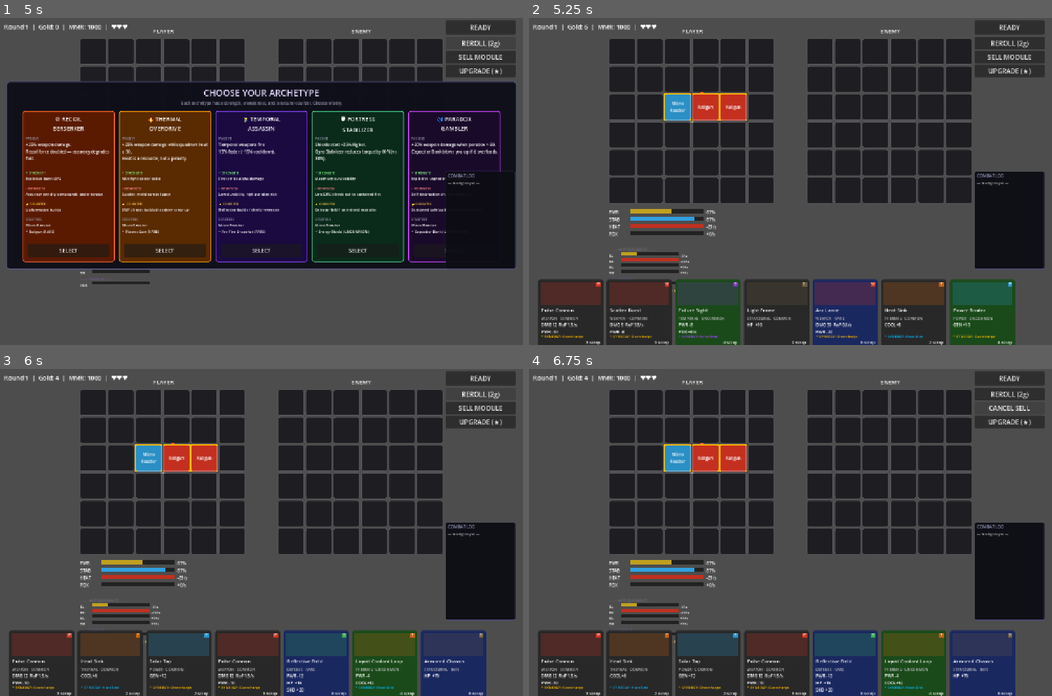
Above: before the commit, frames 1-4 (two rows, left to right).
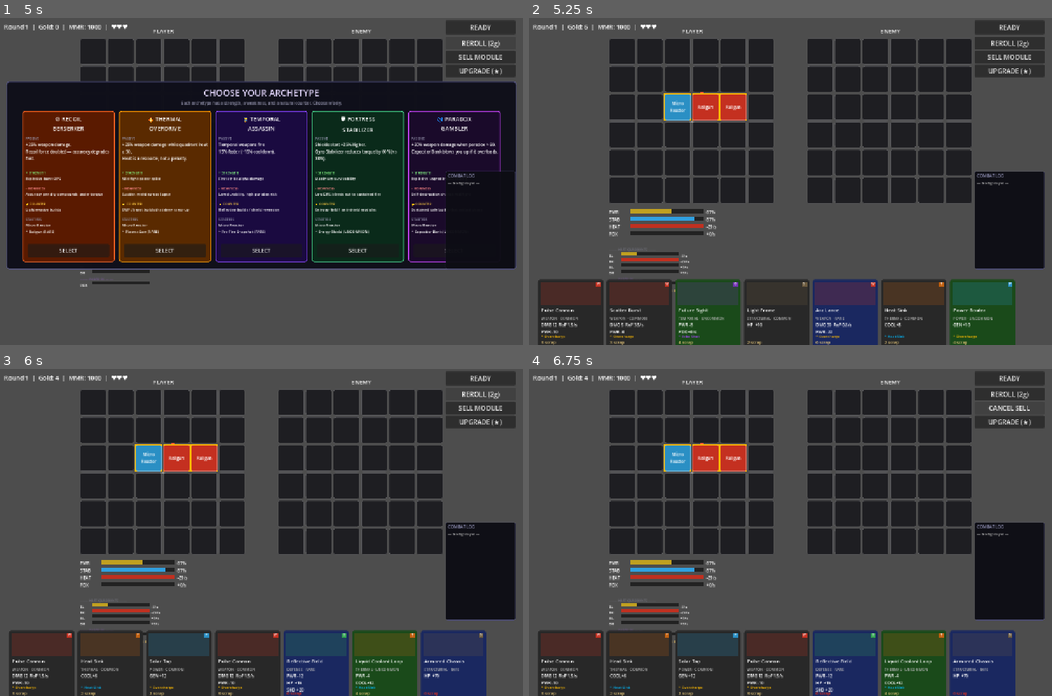
Above: after the commit, the same moments.

Repository: bbayram-l/ChroneForge-Arena
Game: Godot game, scene res://scenes/MainMenu.tscn
The game is run twice, just before and just after one commit, with the same random seed, the same clock (stepped at 60 frames per second) and the same inputs.
Inputs:
- Up to frame 1 (5 s): click "PLAY" at 0.5 s; click "SELL MODULE" at 1.25 s; click "UPGRADE (★)" at 2 s; click "READY" at 2.75 s; click "READY" at 3.5 s; click "REROLL (2g)" at 4.25 s
- Up to frame 2 (5.25 s): click "SELECT" at 5 s
- Up to frame 3 (6 s): click "REROLL (2g)" at 5.75 s
- Up to frame 4 (6.75 s): click "SELL MODULE" at 6.5 s

Frame 1 is identical in both runs. In frame 2, 0.5% of the frame differs, in the area x 2-93%, y 96-100%; in frame 3, 0.5%; in frame 4, 0.5%.

Commit message:
UX: fix card clicks, drag-to-place, footprint preview, affordability colors
ShopPanel:
- All card child nodes set to MOUSE_FILTER_IGNORE — clicks on image/labels now work
- Drag-to-place: press+drag > 8px emits drag_started; release emits drag_dropped
- Red cost label when gold < module cost; refresh_affordability() on gold change
- Card hover highlight (lightened bg + border on mouse_enter)
- Module grid size shown in meta line e.g. "[2×1]" for multi-cell modules

MechGridView:
- show_drag_footprint(origin, module): highlights footprint cells green (valid) or red (invalid)
- clear_drag_footprint(): restores normal cell colours
- Only redraws when footprint or validity changes (no per-frame flicker)

Main.gd:
- _canvas stored as member variable for dynamic ghost creation
- _process(): moves drag ghost to cursor+offset, updates footprint on player grid
- _on_shop_drag_started(): creates category-coloured ghost panel in canvas layer
- _on_shop_drag_dropped(): centers footprint on cursor (offset by grid_size/2), places module
- _clear_drag(): cleans up ghost + footprint state
- _screen_to_grid_cell(): converts screen pos to MechGridView grid coordinates
- Escape key cancels active drag
- gold_changed signal → shop_panel.refresh_affordability()

Co-Authored-By: Claude Sonnet 4.6 <noreply@anthropic.com>

Diff:
--- a/scripts/ui/Main.gd
+++ b/scripts/ui/Main.gd
@@ -19,6 +19,7 @@
 var engine:      CombatEngine
 
 # UI nodes
+var _canvas:          CanvasLayer
 var player_grid_view: MechGridView
 var enemy_grid_view:  MechGridView
 var shop_panel:       ShopPanel
@@ -39,6 +40,11 @@
 var _upgrade_mode:    bool   = false
 var _protected_cells: Array[Vector2i] = []
 
+# ── Drag state ──────────────────────────────────────────────────────────────
+var _drag_mod:       Module = null
+var _drag_ghost:     Panel  = null
+var _drag_last_cell: Vector2i = Vector2i(-1, -1)
+
 # ── Replay state ────────────────────────────────────────────────────────────
 var _last_result:           Dictionary = {}
 var _replay_timer:          Timer
@@ -58,8 +64,9 @@
 	_archetype_panel.visible = true
 
 func _setup_ui() -> void:
-	var canvas := CanvasLayer.new()
-	add_child(canvas)
+	_canvas = CanvasLayer.new()
+	add_child(_canvas)
+	var canvas: CanvasLayer = _canvas
 
 	# Status bar
 	_status_label = Label.new()
@@ -127,6 +134,9 @@
 	shop_panel.position = Vector2(22.0, 640.0)
 	canvas.add_child(shop_panel)
 	shop_panel.module_selected.connect(_on_module_selected)
+	shop_panel.drag_started.connect(_on_shop_drag_started)
+	shop_panel.drag_dropped.connect(_on_shop_drag_dropped)
+	GameState.gold_changed.connect(func(_g: int) -> void: shop_panel.refresh_affordability())
 
 	# Run-over overlay (hidden until run ends)
 	_run_over_panel = _build_run_over_panel()
@@ -1234,6 +1244,117 @@
 		text += "  |  " + suffix
 	_status_label.text = text
 
+# ── Drag-and-drop ────────────────────────────────────────────────────────────
+
+func _process(_delta: float) -> void:
+	if _drag_mod == null or _drag_ghost == null:
+		return
+	var mouse := get_viewport().get_mouse_position()
+	_drag_ghost.position = mouse + Vector2(14.0, 14.0)
+
+	var cell := _screen_to_grid_cell(mouse, player_grid_view)
+	if cell.x >= 0:
+		var gs   := _drag_mod.grid_size
+		var ox   := clamp(cell.x - gs.x / 2, 0, MechGrid.GRID_WIDTH  - gs.x)
+		var oy   := clamp(cell.y - gs.y / 2, 0, MechGrid.GRID_HEIGHT - gs.y)
+		var origin := Vector2i(ox, oy)
+		if origin != _drag_last_cell:
+			_drag_last_cell = origin
+			player_grid_view.show_drag_footprint(origin, _drag_mod)
+	else:
+		if _drag_last_cell.x >= 0:
+			_drag_last_cell = Vector2i(-1, -1)
+			player_grid_view.clear_drag_footprint()
+
+
+func _input(event: InputEvent) -> void:
+	if _drag_mod != null and event is InputEventKey:
+		var ke := event as InputEventKey
+		if ke.pressed and ke.keycode == KEY_ESCAPE:
+			_clear_drag()
+			shop_panel.deselect()
+			player_grid_view.clear_highlights()
+
+
+func _on_shop_drag_started(mod: Module) -> void:
+	_drag_mod       = mod
+	_selected_offer = null
+	player_grid_view.clear_highlights()
+
+	var cat_col := MechGridView.CATEGORY_COLORS.get(mod.category, Color("333333"))
+	_drag_ghost      = Panel.new()
+	_drag_ghost.size = Vector2(110.0, 38.0)
+	_drag_ghost.mouse_filter = Control.MOUSE_FILTER_IGNORE
+
+	var style := StyleBoxFlat.new()
+	style.bg_color = cat_col.darkened(0.45)
+	style.set_corner_radius_all(6)
+	style.border_color        = cat_col.lightened(0.2)
+	style.border_width_left   = 2
+	style.border_width_right  = 2
+	style.border_width_top    = 2
+	style.border_width_bottom = 2
+	_drag_ghost.add_theme_stylebox_override("panel", style)
+
+	var lbl := Label.new()
+	lbl.set_anchors_and_offsets_preset(Control.PRESET_FULL_RECT)
+	lbl.horizontal_alignment = HORIZONTAL_ALIGNMENT_CENTER
+	lbl.vertical_alignment   = VERTICAL_ALIGNMENT_CENTER
+	lbl.text                 = mod.display_name
+	lbl.add_theme_font_size_override("font_size", 10)
+	lbl.mouse_filter         = Control.MOUSE_FILTER_IGNORE
+	_drag_ghost.add_child(lbl)
+
+	_canvas.add_child(_drag_ghost)
+
+
+func _on_shop_drag_dropped(mod: Module, screen_pos: Vector2) -> void:
+	_clear_drag()
+	if phase != Phase.SHOP_PHASE:
+		return
+	var cell := _screen_to_grid_cell(screen_pos, player_grid_view)
+	if cell.x < 0:
+		return
+	var gs     := mod.grid_size
+	var ox     := clamp(cell.x - gs.x / 2, 0, MechGrid.GRID_WIDTH  - gs.x)
+	var oy     := clamp(cell.y - gs.y / 2, 0, MechGrid.GRID_HEIGHT - gs.y)
+	var origin := Vector2i(ox, oy)
+	if GameState.gold < mod.cost:
+		print("[Shop] Not enough gold (need %d, have %d)" % [mod.cost, GameState.gold])
+		return
+	if not player_grid.can_place(origin, mod):
+		return
+	if GameState.spend_gold(mod.cost):
+		player_grid.place_module(origin, mod)
+		player_grid_view.refresh(player_grid)
+		hud_panel.refresh(player_grid)
+		_update_status()
+		print("[Shop] Dragged: %s at (%d,%d)" % [mod.display_name, origin.x, origin.y])
+		shop_panel.remove_offer(mod)
+		shop_panel.deselect()
+
+
+func _clear_drag() -> void:
+	_drag_mod       = null
+	_drag_last_cell = Vector2i(-1, -1)
+	if _drag_ghost != null:
+		_drag_ghost.queue_free()
+		_drag_ghost = null
+	player_grid_view.clear_drag_footprint()
+
+
+## Convert a screen position to a grid cell on `grid_view`.
+## Returns Vector2i(-1,-1) if outside the grid bounds.
+func _screen_to_grid_cell(screen_pos: Vector2, grid_view: MechGridView) -> Vector2i:
+	var local := screen_pos - grid_view.global_position
+	var step  := float(MechGridView.CELL_SIZE + MechGridView.CELL_GAP)
+	var cx    := int(local.x / step)
+	var cy    := int(local.y / step)
+	if cx < 0 or cx >= MechGrid.GRID_WIDTH or cy < 0 or cy >= MechGrid.GRID_HEIGHT:
+		return Vector2i(-1, -1)
+	return Vector2i(cx, cy)
+
+
 func _populate_results_panel(result: Dictionary) -> void:
 	var winner: String  = result.winner
 	var log:    Array   = result.get("event_log", [])
--- a/scripts/ui/MechGridView.gd
+++ b/scripts/ui/MechGridView.gd
@@ -21,9 +21,11 @@
 	Module.Category.TEMPORAL:   Color("7030b0"),
 	Module.Category.AI:         Color("10b090"),
 }
-const EMPTY_COLOR     := Color("1e1e22")
-const HIGHLIGHT_COLOR := Color("2a5a2a")   # valid placement cell
-const HOVER_COLOR     := Color("4a9a20")   # hovered valid cell
+const EMPTY_COLOR          := Color("1e1e22")
+const HIGHLIGHT_COLOR      := Color("2a5a2a")   # valid placement cell
+const HOVER_COLOR          := Color("4a9a20")   # hovered valid cell
+const FOOTPRINT_VALID_COL  := Color(0.20, 0.85, 0.25, 0.80)   # green — can drop here
+const FOOTPRINT_INVALID_COL := Color(0.85, 0.15, 0.10, 0.80)  # red   — cannot drop
 
 var _panels:       Array     = []            # [y][x] → Panel
 var _title_label:  Label
@@ -32,6 +34,8 @@
 var _hovered_pos:  Vector2i  = Vector2i(-1, -1)
 var _com:          Vector2   = Vector2(3.0, 3.0)   # center-of-mass in grid coords
 var _show_com:     bool      = false
+var _fp_cells:     Array     = []            # Array[Vector2i] drag-footprint cells
+var _fp_valid:     bool      = false
 
 # ── Lifecycle ───────────────────────────────────────────────────────────────
 
@@ -114,6 +118,30 @@
 func clear_highlights() -> void:
 	_highlighted = []
 	_hovered_pos = Vector2i(-1, -1)
+	if _current_grid:
+		refresh(_current_grid)
+
+## Highlight the multi-cell footprint of `module` with origin at `origin`.
+## Green if placement is valid, red if not.
+func show_drag_footprint(origin: Vector2i, module: Module) -> void:
+	var new_cells: Array = []
+	for dy in range(module.grid_size.y):
+		for dx in range(module.grid_size.x):
+			new_cells.append(origin + Vector2i(dx, dy))
+	var new_valid := _current_grid != null and _current_grid.can_place(origin, module)
+	if new_cells == _fp_cells and new_valid == _fp_valid:
+		return
+	_fp_cells = new_cells
+	_fp_valid  = new_valid
+	for y in range(MechGrid.GRID_HEIGHT):
+		for x in range(MechGrid.GRID_WIDTH):
+			_redraw_cell(Vector2i(x, y))
+
+## Clear the drag footprint and restore normal cell colours.
+func clear_drag_footprint() -> void:
+	if _fp_cells.is_empty():
+		return
+	_fp_cells = []
 	if _current_grid:
 		refresh(_current_grid)
 
@@ -169,7 +197,9 @@
 		base = base.darkened(0.65)
 
 	var final_color := base
-	if _highlighted.has(pos):
+	if _fp_cells.has(pos):
+		final_color = FOOTPRINT_VALID_COL if _fp_valid else FOOTPRINT_INVALID_COL
+	elif _highlighted.has(pos):
 		if cell.is_empty():
 			final_color = HOVER_COLOR if pos == _hovered_pos else HIGHLIGHT_COLOR
 		else:
--- a/scripts/ui/ShopPanel.gd
+++ b/scripts/ui/ShopPanel.gd
@@ -1,14 +1,17 @@
-## ShopPanel — displays up to 5 module offer cards horizontally.
-## Call show_offers() each round. Connect module_selected to handle selection.
+## ShopPanel — displays module offer cards horizontally.
+## Supports click-to-select (then click grid) and drag-to-place workflows.
 class_name ShopPanel
 extends Control
 
 signal module_selected(mod: Module)
-
-const CARD_W:   int = 160
-const CARD_H:   int = 164
-const GAP:      int = 8
-const IMAGE_H:  int = 56
+signal drag_started(mod: Module)
+signal drag_dropped(mod: Module, screen_pos: Vector2)
+
+const CARD_W:          int   = 160
+const CARD_H:          int   = 164
+const GAP:             int   = 8
+const IMAGE_H:         int   = 56
+const DRAG_THRESHOLD:  float = 8.0
 
 const RARITY_COLORS: Dictionary = {
 	Module.Rarity.COMMON:    Color("282828"),
@@ -18,20 +21,28 @@
 	Module.Rarity.LEGENDARY: Color("5a1a00"),
 }
 
-var _selected_mod:  Module    = null
-var _cards:         Array     = []   # Panel nodes
-var _offers:        Array[Module] = []
-var _player_grid:   MechGrid  = null
-
-# ── Public API ──────────────────────────────────────────────────────────────
+var _selected_mod:  Module            = null
+var _cards:         Array             = []
+var _offers:        Array[Module]     = []
+var _player_grid:   MechGrid          = null
+var _cost_labels:   Dictionary        = {}   # Module → Label
+var _hover_idx:     int               = -1
+
+# Drag / click state
+var _pressed_mod:      Module  = null
+var _press_screen_pos: Vector2 = Vector2.ZERO
+var _is_dragging:      bool    = false
+
+# ── Public API ───────────────────────────────────────────────────────────────
 
 func show_offers(offers: Array[Module]) -> void:
 	for card in _cards:
 		card.queue_free()
 	_cards.clear()
 	_offers = offers.duplicate()
+	_cost_labels.clear()
+	_hover_idx    = -1
 	_selected_mod = null
-
 	for i in range(offers.size()):
 		var card := _build_card(offers[i], i)
 		add_child(card)
@@ -47,6 +58,7 @@
 	var idx := _offers.find(mod)
 	if idx < 0:
 		return
+	_cost_labels.erase(mod)
 	_cards[idx].queue_free()
 	_cards.remove_at(idx)
 	_offers.remove_at(idx)
@@ -57,113 +69,150 @@
 	_selected_mod = null
 	_refresh_selection()
 
+## Re-colour cost labels based on current gold — call after any spend/gain.
+func refresh_affordability() -> void:
+	for mod: Module in _cost_labels.keys():
+		var lbl: Label = _cost_labels[mod]
+		if is_instance_valid(lbl):
+			var affordable := GameState.gold >= mod.cost
+			lbl.add_theme_color_override("font_color",
+				Color("e8c87a") if affordable else Color("e03020"))
+
 # ── Card construction ────────────────────────────────────────────────────────
 
 func _build_card(mod: Module, index: int) -> Panel:
 	var card := Panel.new()
 	card.position = Vector2(float(index * (CARD_W + GAP)), 0.0)
 	card.size     = Vector2(float(CARD_W), float(CARD_H))
-	_apply_card_style(card, mod.rarity, false)
-
-	# Image slot — loads res://assets/modules/{id}.png if available,
-	# otherwise shows a dim category-coloured placeholder.
+	_apply_card_style(card, mod.rarity, false, false)
+
+	# ── Image area ──────────────────────────────────────────────────────────
+	var cat_col: Color = MechGridView.CATEGORY_COLORS.get(mod.category, Color("333333"))
+
+	var img_bg := ColorRect.new()
+	img_bg.position     = Vector2(6.0, 6.0)
+	img_bg.size         = Vector2(float(CARD_W - 12), float(IMAGE_H))
+	img_bg.color        = cat_col
+	img_bg.modulate.a   = 0.22
+	img_bg.mouse_filter = MOUSE_FILTER_IGNORE
+	card.add_child(img_bg)
+
 	var img_path := "res://assets/modules/%s.png" % mod.id
-	var img_bg := ColorRect.new()
-	img_bg.position = Vector2(6.0, 6.0)
-	img_bg.size     = Vector2(float(CARD_W - 12), float(IMAGE_H))
-	img_bg.color    = MechGridView.CATEGORY_COLORS.get(mod.category, Color("333333"))
-	img_bg.modulate.a = 0.25
-	card.add_child(img_bg)
 	if ResourceLoader.exists(img_path):
 		var img := TextureRect.new()
 		img.position     = img_bg.position
 		img.size         = img_bg.size
 		img.texture      = load(img_path)
 		img.stretch_mode = TextureRect.STRETCH_KEEP_ASPECT_CENTERED
+		img.mouse_filter = MOUSE_FILTER_IGNORE
 		card.add_child(img)
 
-	# Category badge (top-right, overlaid on image)
-	var badge_color: Color = MechGridView.CATEGORY_COLORS.get(mod.category, Color("444444"))
+	# ── Category badge (top-right, over image) ───────────────────────────────
 	var badge_bg := ColorRect.new()
-	badge_bg.position = Vector2(float(CARD_W - 18), 6.0)
-	badge_bg.size     = Vector2(12.0, 12.0)
-	badge_bg.color    = badge_color
+	badge_bg.position     = Vector2(float(CARD_W - 18), 6.0)
+	badge_bg.size         = Vector2(12.0, 12.0)
+	badge_bg.color        = cat_col
+	badge_bg.mouse_filter = MOUSE_FILTER_IGNORE
 	card.add_child(badge_bg)
+
 	var badge_lbl := Label.new()
-	badge_lbl.position = Vector2(float(CARD_W - 18), 4.0)
-	badge_lbl.size     = Vector2(12.0, 14.0)
-	badge_lbl.text     = SynergySystem.category_icon(mod.category)
+	badge_lbl.position             = Vector2(float(CARD_W - 18), 4.0)
+	badge_lbl.size                 = Vector2(12.0, 14.0)
+	badge_lbl.text                 = SynergySystem.category_icon(mod.category)
 	badge_lbl.add_theme_font_size_override("font_size", 8)
 	badge_lbl.horizontal_alignment = HORIZONTAL_ALIGNMENT_CENTER
+	badge_lbl.mouse_filter         = MOUSE_FILTER_IGNORE
 	card.add_child(badge_lbl)
 
-	# Module name
+	# ── Module name ──────────────────────────────────────────────────────────
 	var name_lbl := Label.new()
 	name_lbl.position      = Vector2(8.0, float(IMAGE_H + 10))
 	name_lbl.size          = Vector2(float(CARD_W - 16), 22.0)
 	name_lbl.text          = mod.display_name
 	name_lbl.add_theme_font_size_override("font_size", 12)
 	name_lbl.autowrap_mode = TextServer.AUTOWRAP_WORD_SMART
+	name_lbl.mouse_filter  = MOUSE_FILTER_IGNORE
 	card.add_child(name_lbl)
 
-	# Category · Rarity
+	# ── Category · Rarity [Size] ─────────────────────────────────────────────
+	var size_tag := ""
+	if mod.grid_size.x > 1 or mod.grid_size.y > 1:
+		size_tag = "  [%dx%d]" % [mod.grid_size.x, mod.grid_size.y]
 	var meta_lbl := Label.new()
-	meta_lbl.position = Vector2(8.0, float(IMAGE_H + 32))
-	meta_lbl.size     = Vector2(float(CARD_W - 16), 14.0)
-	meta_lbl.text     = "%s · %s" % [Module.Category.keys()[mod.category], Module.Rarity.keys()[mod.rarity]]
+	meta_lbl.position     = Vector2(8.0, float(IMAGE_H + 32))
+	meta_lbl.size         = Vector2(float(CARD_W - 16), 14.0)
+	meta_lbl.text         = "%s · %s%s" % [
+		Module.Category.keys()[mod.category],
+		Module.Rarity.keys()[mod.rarity],
+		size_tag,
+	]
 	meta_lbl.add_theme_font_size_override("font_size", 9)
-	meta_lbl.modulate = Color(0.75, 0.75, 0.75)
+	meta_lbl.modulate     = Color(0.72, 0.72, 0.72)
+	meta_lbl.mouse_filter = MOUSE_FILTER_IGNORE
 	card.add_child(meta_lbl)
 
-	# Stats
+	# ── Stats ────────────────────────────────────────────────────────────────
 	var stats_lbl := Label.new()
 	stats_lbl.position      = Vector2(8.0, float(IMAGE_H + 48))
 	stats_lbl.size          = Vector2(float(CARD_W - 16), 34.0)
 	stats_lbl.autowrap_mode = TextServer.AUTOWRAP_WORD_SMART
 	stats_lbl.add_theme_font_size_override("font_size", 10)
-	stats_lbl.text = _stat_lines(mod)
+	stats_lbl.text          = _stat_lines(mod)
+	stats_lbl.mouse_filter  = MOUSE_FILTER_IGNORE
 	card.add_child(stats_lbl)
 
-	# Synergy hint (if the player already has a matching category on grid)
+	# ── Synergy hint ─────────────────────────────────────────────────────────
 	if _player_grid != null:
 		var syns := SynergySystem.synergies_for(mod, _player_grid)
 		if not syns.is_empty():
 			var syn: Dictionary = syns[0]
 			var syn_lbl := Label.new()
-			syn_lbl.position = Vector2(8.0, float(CARD_H - 32))
-			syn_lbl.size     = Vector2(float(CARD_W - 16), 14.0)
-			syn_lbl.text     = "* SYNERGY: %s" % syn["name"]
+			syn_lbl.position     = Vector2(8.0, float(CARD_H - 32))
+			syn_lbl.size         = Vector2(float(CARD_W - 16), 14.0)
+			syn_lbl.text         = "* %s" % syn["name"]
 			syn_lbl.add_theme_font_size_override("font_size", 9)
 			syn_lbl.add_theme_color_override("font_color", syn["color"])
+			syn_lbl.mouse_filter = MOUSE_FILTER_IGNORE
 			card.add_child(syn_lbl)
 
-	# Cost (bottom-right)
+	# ── Cost (bottom, red when unaffordable) ─────────────────────────────────
 	var cost_lbl := Label.new()
-	cost_lbl.position  = Vector2(float(CARD_W - 58), float(CARD_H - 17))
-	cost_lbl.size      = Vector2(50.0, 15.0)
+	cost_lbl.position  = Vector2(8.0, float(CARD_H - 17))
+	cost_lbl.size      = Vector2(float(CARD_W - 16), 15.0)
 	cost_lbl.text      = "%d scrap" % mod.cost
 	cost_lbl.add_theme_font_size_override("font_size", 10)
-	cost_lbl.horizontal_alignment = HORIZONTAL_ALIGNMENT_RIGHT
+	cost_lbl.mouse_filter = MOUSE_FILTER_IGNORE
+	var affordable := GameState.gold >= mod.cost
+	cost_lbl.add_theme_color_override("font_color",
+		Color("e8c87a") if affordable else Color("e03020"))
 	card.add_child(cost_lbl)
-
-	card.gui_input.connect(_on_card_input.bind(mod))
+	_cost_labels[mod] = cost_lbl
+
+	# ── Signals ──────────────────────────────────────────────────────────────
+	card.gui_input.connect(_on_card_gui_input.bind(mod))
+	card.mouse_entered.connect(_on_card_hover_enter.bind(index))
+	card.mouse_exited.connect(_on_card_hover_exit.bind(index))
 	return card
+
 
 func _stat_lines(mod: Module) -> String:
 	var parts: PackedStringArray = []
-	if mod.base_damage  > 0.0: parts.append("DMG %.0f  RoF %.1f/s" % [mod.base_damage, mod.fire_rate])
-	if mod.power_gen    > 0.0: parts.append("GEN +%.0f"  % mod.power_gen)
-	if mod.power_draw   > 0.0: parts.append("PWR -%.0f"  % mod.power_draw)
-	if mod.hp           > 0.0: parts.append("HP  +%.0f"  % mod.hp)
-	if mod.shield_value > 0.0: parts.append("SHD +%.0f"  % mod.shield_value)
-	if mod.heat_reduction > 0.0: parts.append("COOL+%.0f" % mod.heat_reduction)
-	if mod.paradox_rate > 0.0: parts.append("PDX +%.0f/s"% mod.paradox_rate)
-	if parts.is_empty():       parts.append(mod.description.substr(0, 55))
+	if mod.base_damage    > 0.0: parts.append("DMG %.0f  RoF %.1f/s" % [mod.base_damage, mod.fire_rate])
+	if mod.power_gen      > 0.0: parts.append("GEN +%.0f"   % mod.power_gen)
+	if mod.power_draw     > 0.0: parts.append("PWR -%.0f"   % mod.power_draw)
+	if mod.hp             > 0.0: parts.append("HP  +%.0f"   % mod.hp)
+	if mod.shield_value   > 0.0: parts.append("SHD +%.0f"   % mod.shield_value)
+	if mod.heat_reduction > 0.0: parts.append("COOL+%.0f"   % mod.heat_reduction)
+	if mod.paradox_rate   > 0.0: parts.append("PDX +%.0f/s" % mod.paradox_rate)
+	if parts.is_empty():         parts.append(mod.description.substr(0, 55))
 	return "\n".join(parts)
 
-func _apply_card_style(card: Panel, rarity: Module.Rarity, selected: bool) -> void:
+
+func _apply_card_style(card: Panel, rarity: Module.Rarity, selected: bool, hovered: bool) -> void:
 	var style := StyleBoxFlat.new()
 	style.bg_color = RARITY_COLORS.get(rarity, Color("282828"))
+	if hovered and not selected:
+		style.bg_color = style.bg_color.lightened(0.14)
 	style.set_corner_radius_all(6)
 	if selected:
 		style.border_color        = Color("e0e040")
@@ -171,16 +220,67 @@
 		style.border_width_right  = 2
 		style.border_width_top    = 2
 		style.border_width_bottom = 2
+	elif hovered:
+		style.border_color        = Color(1.0, 1.0, 1.0, 0.25)
+		style.border_width_left   = 1
+		style.border_width_right  = 1
+		style.border_width_top    = 1
+		style.border_width_bottom = 1
 	card.add_theme_stylebox_override("panel", style)
 
-# ── Input / selection ───────────────────────────────────────────────────────
-
-func _on_card_input(event: InputEvent, mod: Module) -> void:
-	if event is InputEventMouseButton and event.button_index == MOUSE_BUTTON_LEFT and event.pressed:
+
+# ── Input: card press (records which card was pressed) ───────────────────────
+
+func _on_card_gui_input(event: InputEvent, mod: Module) -> void:
+	if not (event is InputEventMouseButton):
+		return
+	var mb := event as InputEventMouseButton
+	if mb.button_index == MOUSE_BUTTON_LEFT and mb.pressed:
+		_pressed_mod      = mod
+		_press_screen_pos = get_viewport().get_mouse_position()
+		# Immediate visual selection feedback
 		_selected_mod = mod
 		_refresh_selection()
-		module_selected.emit(mod)
+
+
+# ── Input: motion → drag start; release → click or drop ─────────────────────
+
+func _input(event: InputEvent) -> void:
+	if _pressed_mod == null:
+		return
+
+	if event is InputEventMouseMotion:
+		if not _is_dragging:
+			var dist := (get_viewport().get_mouse_position() - _press_screen_pos).length()
+			if dist > DRAG_THRESHOLD:
+				_is_dragging = true
+				drag_started.emit(_pressed_mod)
+
+	elif event is InputEventMouseButton:
+		var mb := event as InputEventMouseButton
+		if mb.button_index == MOUSE_BUTTON_LEFT and not mb.pressed:
+			if _is_dragging:
+				_is_dragging = false
+				drag_dropped.emit(_pressed_mod, get_viewport().get_mouse_position())
+			else:
+				module_selected.emit(_pressed_mod)
+			_pressed_mod = null
+
+
+# ── Hover effects ────────────────────────────────────────────────────────────
+
+func _on_card_hover_enter(idx: int) -> void:
+	_hover_idx = idx
+	if idx < _cards.size():
+		_apply_card_style(_cards[idx], _offers[idx].rarity, _offers[idx] == _selected_mod, true)
+
+func _on_card_hover_exit(idx: int) -> void:
+	if _hover_idx == idx:
+		_hover_idx = -1
+	if idx < _cards.size():
+		_apply_card_style(_cards[idx], _offers[idx].rarity, _offers[idx] == _selected_mod, false)
 
 func _refresh_selection() -> void:
-	for i in range(min(_cards.size(), _offers.size())):
-		_apply_card_style(_cards[i], _offers[i].rarity, _offers[i] == _selected_mod)
+	for i in range(mini(_cards.size(), _offers.size())):
+		var hovered := (i == _hover_idx)
+		_apply_card_style(_cards[i], _offers[i].rarity, _offers[i] == _selected_mod, hovered)
